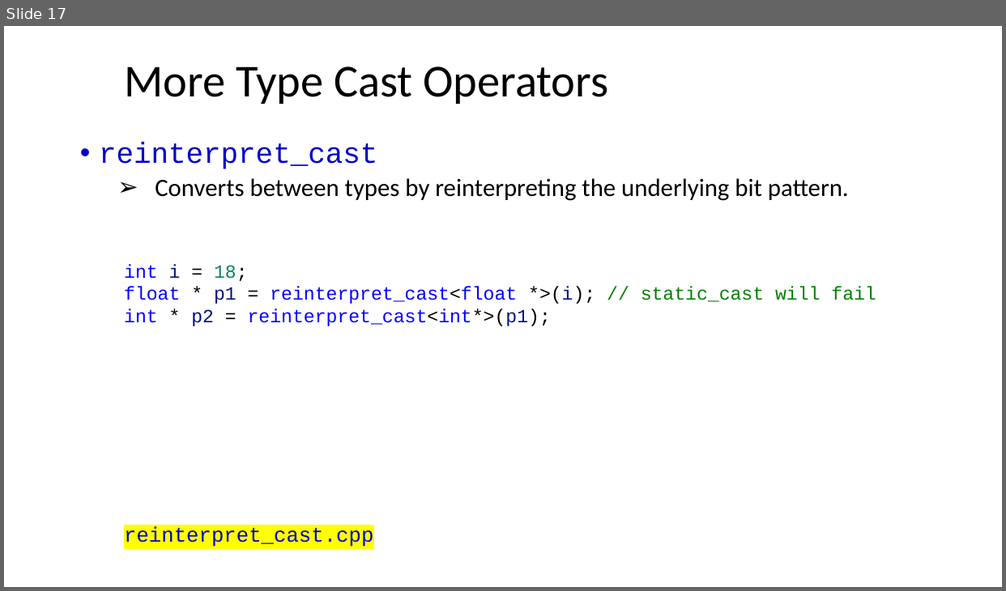
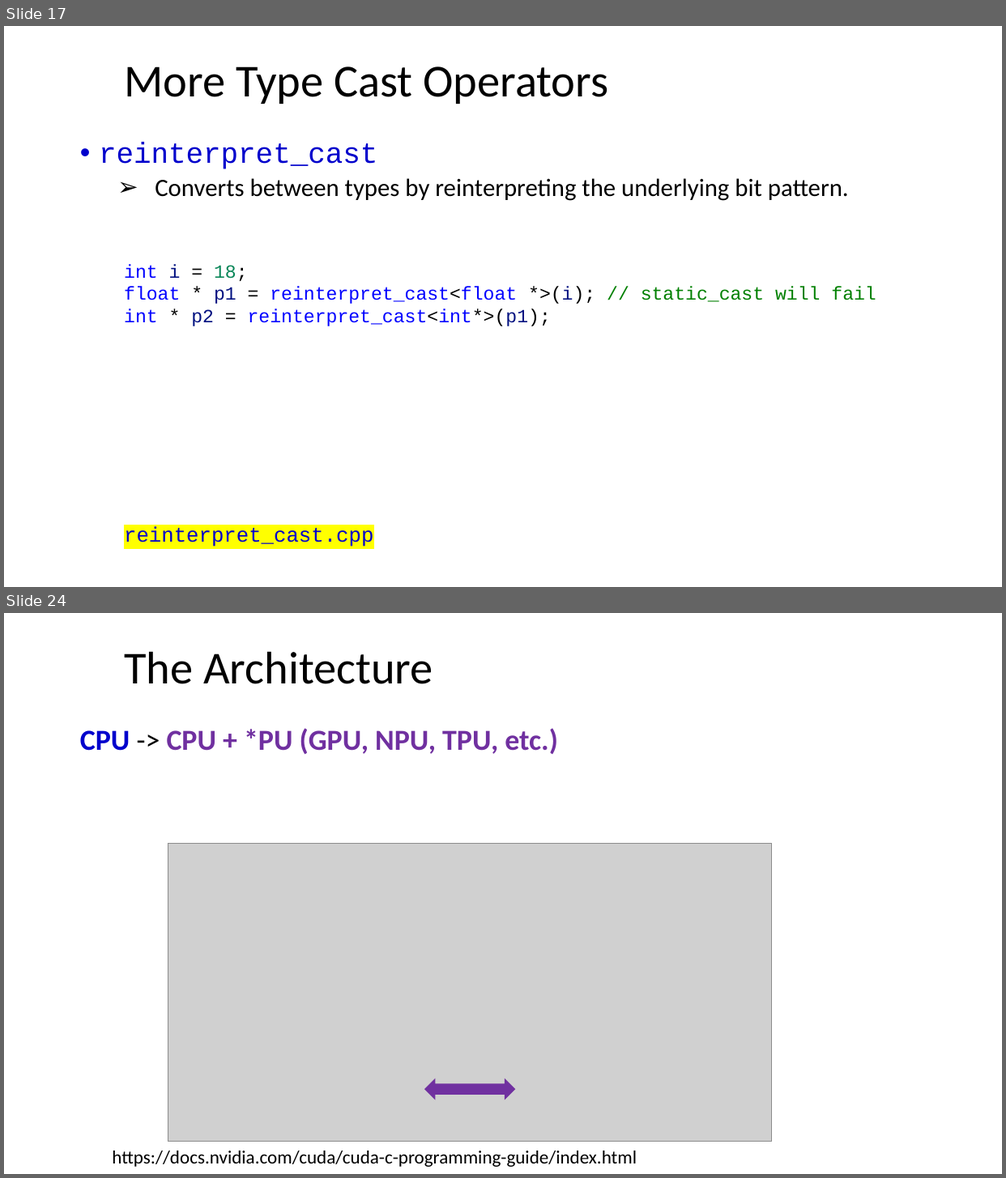
Before and after one commit to ShiqiYu/CPP, a slide deck: week15/Lecture15.pptx. Shown one above the other, each under a label of ours: slide 17 before the commit, slides 17 and 24 after it; the slides between them are not shown. The pictures are 1006x591 and 1006x1178 pixels, drawn with LibreOffice and Linux fonts; fonts in the diff are those of the drawing; grey boxes stand for pictures; background and template pictures are left out. Boxes give left, top, right and bottom in pixels: in the first picture for what was removed or moved away, otherwise in the second. Text is boxed around its words. In the diff, an @@ line names an element or a change of style, - is before the commit and + after.

```diff
--- a/week15/Lecture15.pptx
+++ b/week15/Lecture15.pptx
@@ slide 24 added at (x1=4, y1=613, x2=1002, y2=1174), background #FFFFFF @@
@@ title added at (x1=124, y1=651, x2=433, y2=684), 44 pt, text #000000 @@
+The Architecture
@@ text added at (x1=80, y1=728, x2=558, y2=755), 28 pt, text #7030A0, bold @@
+CPU -> CPU + *PU (GPU, NPU, TPU, etc.)
@@ picture added at (x1=168, y1=844, x2=772, y2=1142) @@
@@ left right arrow added at (x1=424, y1=1079, x2=516, y2=1101), fill #7030A0 @@
@@ text added at (x1=112, y1=1151, x2=637, y2=1167), 18 pt, text #000000 @@
+https://docs.nvidia.com/cuda/cuda-c-programming-guide/index.html
```
Also in this commit, not shown: 3 slides changed, 7 other slides added, 1 other file.
